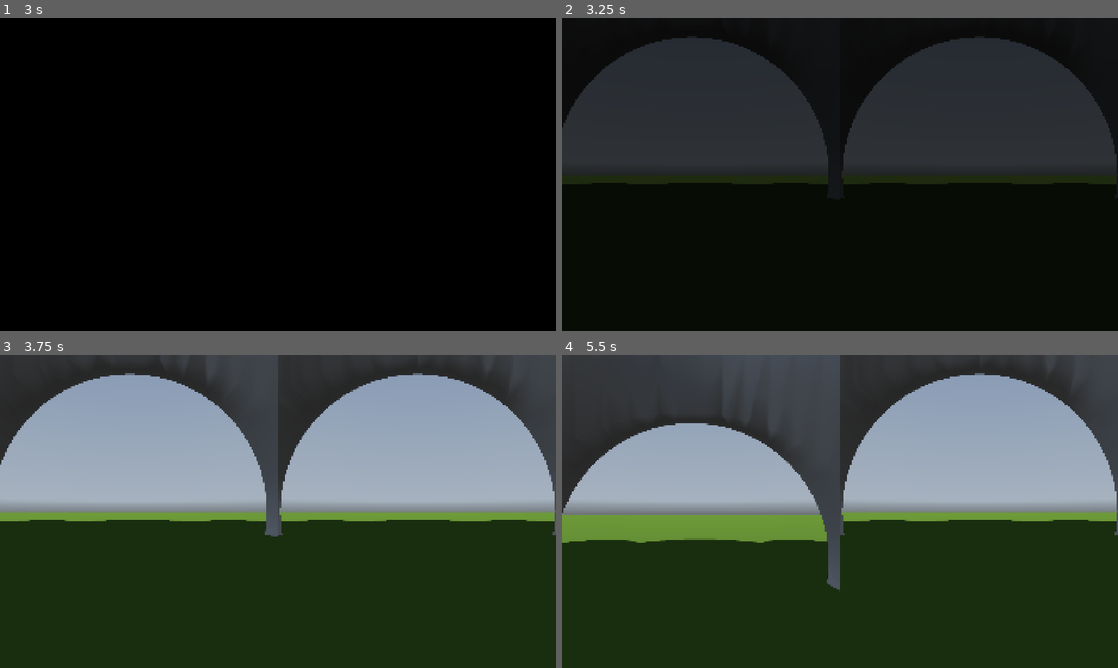
Above: before the commit, frames 1-4 (two rows, left to right).
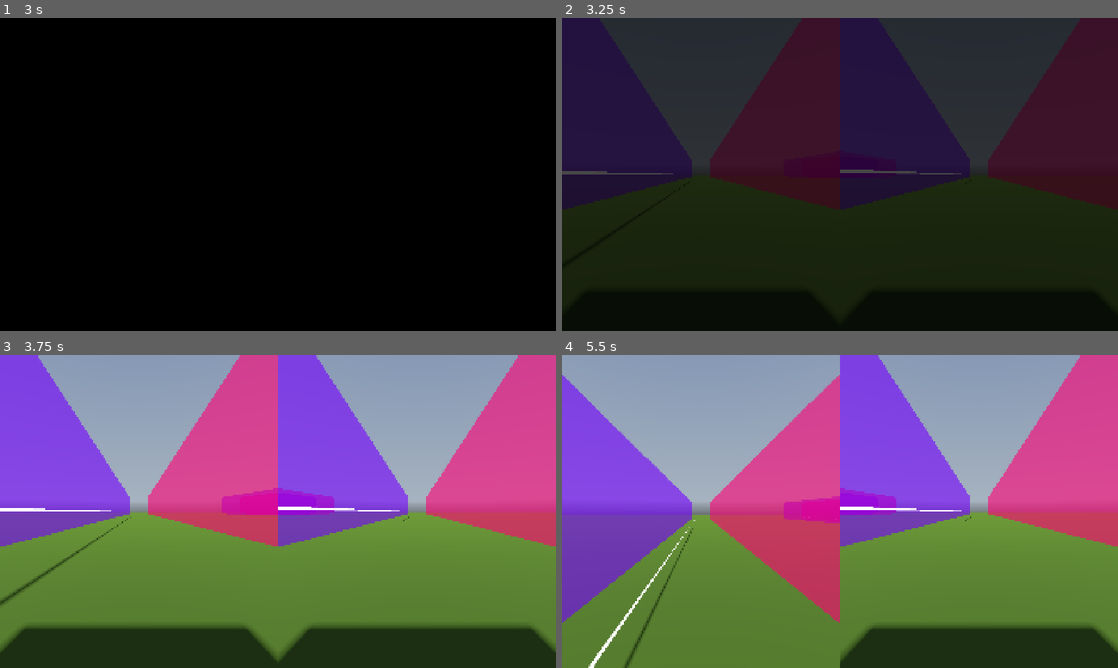
Above: after the commit, the same moments.

Repository: Heli90/Project-Saber-Autostereoscopic-Gaming-
Game: Godot game, scene res://scenes/menus/main_menu.tscn
Two runs of this game, one before a commit and one after it. Both use one fixed random seed, a clock stepped at 60 frames per second and the inputs below. A sky picture missing from this copy of the repository is replaced by a grey-blue gradient.
Inputs:
- Up to frame 1 (3 s): click "Nouvelle partie" at 0.5 s; click "Nouvelle partie" at 1.25 s; click "1 Joueur (PC)" at 2 s; hold I (Invert_views_J1) from 2.78 s (still down)
- Up to frame 2 (3.25 s): keep holding I (Invert_views_J1)
- Up to frame 3 (3.75 s): release I (Invert_views_J1) at 3.53 s; tap O (glitchEffect) at 3.6 s
- Up to frame 4 (5.5 s): tap Enter at 4.25 s; hold I (Invert_views_J1) 4.28-5.03 s; tap Space at 5 s; tap O (glitchEffect) at 5.1 s

Frame 1 is identical in both runs. In frame 2, 53% of the frame differs, in the area x 0-100%, y 0-68%; in frame 3, 75%; in frame 4, 83%, in the area x 0-100%, y 0-100%.

Commit message:
Début de modification de la map (fin prévue pour la prochaine séance)

Diff:
--- a/godot_mapping/godot_cube/scenes/game_scenes/jeu.tscn
+++ b/godot_mapping/godot_cube/scenes/game_scenes/jeu.tscn
@@ -19,10 +19,6 @@
 sky = SubResource("Sky_ftslj")
 ambient_light_source = 3
 reflected_light_source = 2
-ssr_enabled = true
-ssao_enabled = true
-ssil_enabled = true
-glow_enabled = true
 
 [sub_resource type="BoxMesh" id="BoxMesh_1c2mv"]
 
@@ -36,6 +32,28 @@
 [sub_resource type="StandardMaterial3D" id="StandardMaterial3D_dmbnc"]
 albedo_color = Color(0, 0, 0, 1)
 
+[sub_resource type="BoxMesh" id="BoxMesh_45xf8"]
+size = Vector3(0.1, 4, 80)
+
+[sub_resource type="StandardMaterial3D" id="StandardMaterial3D_ypfyx"]
+transparency = 1
+albedo_color = Color(0.050980393, 0.019607844, 0.2, 0.6)
+metallic = 0.9
+emission_enabled = true
+emission = Color(0.3019608, 0, 1, 1)
+emission_energy_multiplier = 1.5
+
+[sub_resource type="BoxMesh" id="BoxMesh_ypfyx"]
+size = Vector3(0.1, 4, 80)
+
+[sub_resource type="StandardMaterial3D" id="StandardMaterial3D_32rft"]
+transparency = 1
+albedo_color = Color(0.050980393, 0.019607844, 0.2, 0.6)
+metallic = 0.9
+emission_enabled = true
+emission = Color(1, 0, 0.3019608, 1)
+emission_energy_multiplier = 1.5
+
 [sub_resource type="PlaneMesh" id="PlaneMesh_1c2mv"]
 size = Vector2(200, 200)
 
@@ -43,6 +61,15 @@
 albedo_color = Color(0.23151973, 0.3287559, 0, 1)
 
 [sub_resource type="WorldBoundaryShape3D" id="WorldBoundaryShape3D_f7g2b"]
+
+[sub_resource type="BoxMesh" id="BoxMesh_32rft"]
+size = Vector3(0.02, 0.02, 80)
+
+[sub_resource type="StandardMaterial3D" id="StandardMaterial3D_nmqw8"]
+albedo_color = Color(0.5019608, 0.5019608, 1, 1)
+emission_enabled = true
+emission = Color(0.5019608, 0.5019608, 1, 1)
+emission_energy_multiplier = 2.0
 
 [node name="Game" type="Node3D" unique_id=1026699542]
 script = ExtResource("1_fu8w0")
@@ -93,107 +120,25 @@
 [node name="Map" type="Node3D" parent="." unique_id=1966754843]
 transform = Transform3D(1, 0, 0, 0, 1, 0, 0, 0, 1, 0, 1.1453242, 0)
 
-[node name="CSGCombiner3D" type="CSGCombiner3D" parent="Map" unique_id=801060821]
-gi_mode = 2
-use_collision = true
+[node name="MurGaucheJ1" type="MeshInstance3D" parent="Map" unique_id=330388240]
+transform = Transform3D(1, 0, 0, 0, 1, 0, 0, 0, 1, -12, 1, 0)
+mesh = SubResource("BoxMesh_45xf8")
+surface_material_override/0 = SubResource("StandardMaterial3D_ypfyx")
 
-[node name="Wall0" type="CSGBox3D" parent="Map/CSGCombiner3D" unique_id=1133564028]
-transform = Transform3D(1, 0, 0, 0, 1, 0, 0, 0, 1, -10, 2, 5)
-size = Vector3(10, 5, 10)
+[node name="MurGaucheJ2" type="MeshInstance3D" parent="Map" unique_id=1636075451]
+transform = Transform3D(1, 0, 0, 0, 1, 0, 0, 0, 1, 8, 1, 0)
+mesh = SubResource("BoxMesh_45xf8")
+surface_material_override/0 = SubResource("StandardMaterial3D_ypfyx")
 
-[node name="Rooftop0" type="CSGSphere3D" parent="Map/CSGCombiner3D" unique_id=1292077997]
-transform = Transform3D(1, 0, 0, 0, 1, 0, 0, 0, 1, -10.034, 4.5, 5)
-radius = 5.0
-radial_segments = 30
-rings = 20
+[node name="MurDroitJ1" type="MeshInstance3D" parent="Map" unique_id=969943501]
+transform = Transform3D(1, 0, 0, 0, 1, 0, 0, 0, 1, -8, 1, 0)
+mesh = SubResource("BoxMesh_ypfyx")
+surface_material_override/0 = SubResource("StandardMaterial3D_32rft")
 
-[node name="MiniRooftop0" type="CSGSphere3D" parent="Map/CSGCombiner3D/Rooftop0" unique_id=1007232671]
-transform = Transform3D(1, 0, 0, 0, 1, 0, 0, 0, 1, 5, 0, -5)
-radius = 2.0
-rings = 2
-
-[node name="MiniRooftop1" type="CSGSphere3D" parent="Map/CSGCombiner3D/Rooftop0" unique_id=1588902704]
-transform = Transform3D(1, 0, 0, 0, 1, 0, 0, 0, 1, -5, 0, -5)
-radius = 2.0
-rings = 2
-
-[node name="MiniRooftop2" type="CSGSphere3D" parent="Map/CSGCombiner3D/Rooftop0" unique_id=482678489]
-transform = Transform3D(1, 0, 0, 0, 1, 0, 0, 0, 1, 5, 0, 5)
-radius = 2.0
-rings = 2
-
-[node name="MiniRooftop3" type="CSGSphere3D" parent="Map/CSGCombiner3D/Rooftop0" unique_id=1299660174]
-transform = Transform3D(1, 0, 0, 0, 1, 0, 0, 0, 1, -5, 0, 5)
-radius = 2.0
-rings = 2
-
-[node name="MiniRooftop4" type="CSGSphere3D" parent="Map/CSGCombiner3D/Rooftop0" unique_id=132543594]
-transform = Transform3D(1, 0, 0, 0, 1, 0, 0, 0, 1, 0, 4, 0)
-radius = 2.0
-rings = 2
-
-[node name="Room0" type="CSGCylinder3D" parent="Map/CSGCombiner3D" unique_id=1007288992]
-transform = Transform3D(1, 0, 0, 0, 1, 0, 0, 0, 1, -10, 2, 5)
-operation = 2
-radius = 4.5
-height = 5.0
-sides = 64
-
-[node name="Door0" type="CSGCylinder3D" parent="Map/CSGCombiner3D" unique_id=845492771]
-transform = Transform3D(0.9999619, -0.008726535, 0, -3.8144898e-10, -4.3709722e-08, -1, 0.008726535, 0.9999619, -4.371139e-08, -10.207, 0, 1)
-operation = 2
-radius = 3.0
-height = 3.0
-sides = 64
-
-[node name="Wall1" type="CSGBox3D" parent="Map/CSGCombiner3D" unique_id=609395208]
-transform = Transform3D(1, 0, 0, 0, 1, 0, 0, 0, 1, 10, 2, 5)
-size = Vector3(10, 5, 10)
-
-[node name="Rooftop1" type="CSGSphere3D" parent="Map/CSGCombiner3D" unique_id=80439933]
-transform = Transform3D(1, 0, 0, 0, 1, 0, 0, 0, 1, 10, 4.5, 5)
-radius = 5.0
-radial_segments = 30
-rings = 20
-
-[node name="MiniRooftop0" type="CSGSphere3D" parent="Map/CSGCombiner3D/Rooftop1" unique_id=350290975]
-transform = Transform3D(1, 0, 0, 0, 1, 0, 0, 0, 1, 5, 0, -5)
-radius = 2.0
-rings = 2
-
-[node name="MiniRooftop1" type="CSGSphere3D" parent="Map/CSGCombiner3D/Rooftop1" unique_id=536936998]
-transform = Transform3D(1, 0, 0, 0, 1, 0, 0, 0, 1, -5, 0, -5)
-radius = 2.0
-rings = 2
-
-[node name="MiniRooftop2" type="CSGSphere3D" parent="Map/CSGCombiner3D/Rooftop1" unique_id=2129034617]
-transform = Transform3D(1, 0, 0, 0, 1, 0, 0, 0, 1, 5, 0, 5)
-radius = 2.0
-rings = 2
-
-[node name="MiniRooftop3" type="CSGSphere3D" parent="Map/CSGCombiner3D/Rooftop1" unique_id=826615459]
-transform = Transform3D(1, 0, 0, 0, 1, 0, 0, 0, 1, -5, 0, 5)
-radius = 2.0
-rings = 2
-
-[node name="MiniRooftop4" type="CSGSphere3D" parent="Map/CSGCombiner3D/Rooftop1" unique_id=1976226149]
-transform = Transform3D(1, 0, 0, 0, 1, 0, 0, 0, 1, 0, 4, 0)
-radius = 2.0
-rings = 2
-
-[node name="Room1" type="CSGCylinder3D" parent="Map/CSGCombiner3D" unique_id=23413717]
-transform = Transform3D(1, 0, 0, 0, 1, 0, 0, 0, 1, 10, 2, 5)
-operation = 2
-radius = 4.5
-height = 5.0
-sides = 64
-
-[node name="Door1" type="CSGCylinder3D" parent="Map/CSGCombiner3D" unique_id=320842749]
-transform = Transform3D(0.9999619, -0.008726535, 0, -3.8144898e-10, -4.3709722e-08, -1, 0.008726535, 0.9999619, -4.371139e-08, 10, 0, 1)
-operation = 2
-radius = 3.0
-height = 3.0
-sides = 64
+[node name="MurDroitJ2" type="MeshInstance3D" parent="Map" unique_id=1541404841]
+transform = Transform3D(1, 0, 0, 0, 1, 0, 0, 0, 1, 12, 1, 0)
+mesh = SubResource("BoxMesh_ypfyx")
+surface_material_override/0 = SubResource("StandardMaterial3D_32rft")
 
 [node name="Sol" type="StaticBody3D" parent="Map" unique_id=144602052]
 transform = Transform3D(1, 0, 0, 0, 1, 0, 0, 0, 1, 0, -0.5, 0)
@@ -205,4 +150,14 @@
 [node name="Collision_Sol" type="CollisionShape3D" parent="Map/Sol" unique_id=1092382132]
 shape = SubResource("WorldBoundaryShape3D_f7g2b")
 
+[node name="Rails-BGJ1" type="MeshInstance3D" parent="Map" unique_id=935753673]
+transform = Transform3D(1, 0, 0, 0, 1, 0, 0, 0, 1, -10.75, 0.01, 0)
+mesh = SubResource("BoxMesh_32rft")
+surface_material_override/0 = SubResource("StandardMaterial3D_nmqw8")
+
+[node name="Rails-BGJ2" type="MeshInstance3D" parent="Map" unique_id=2004436519]
+transform = Transform3D(1, 0, 0, 0, 1, 0, 0, 0, 1, 9.25, 0.02, 0)
+mesh = SubResource("BoxMesh_32rft")
+surface_material_override/0 = SubResource("StandardMaterial3D_nmqw8")
+
 [connection signal="timeout" from="PartieTimer" to="." method="_onPartieTimerTimeout"]
Not shown, changed: SUIVI.md
